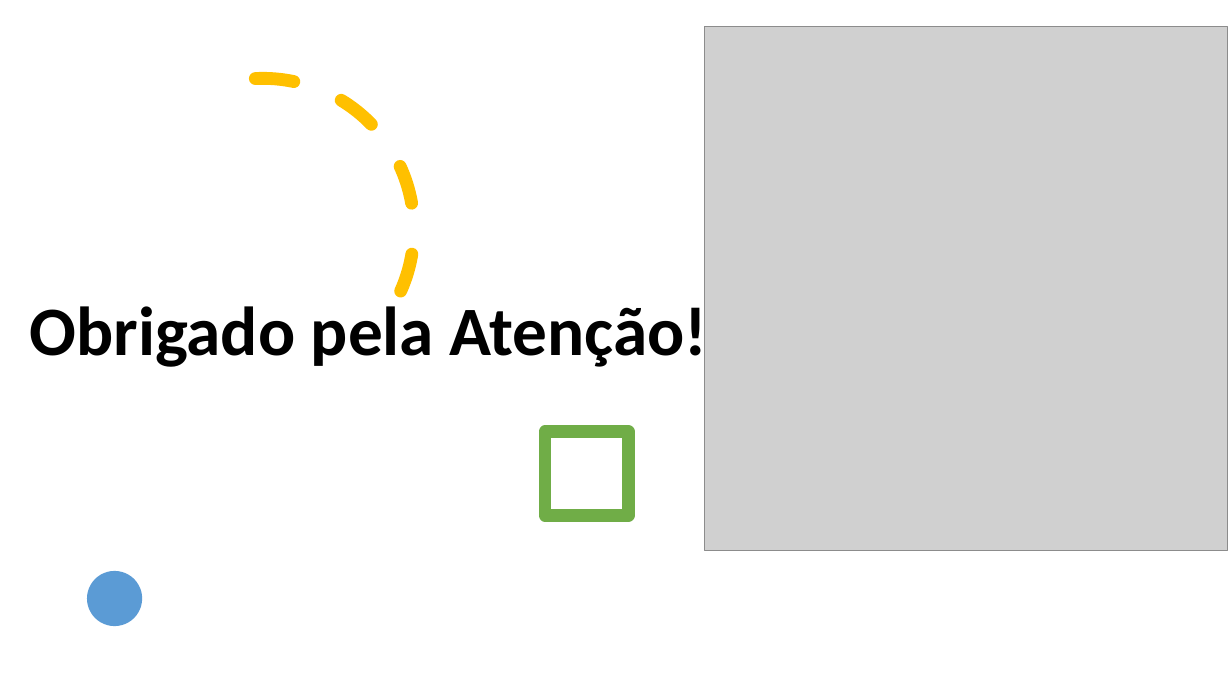
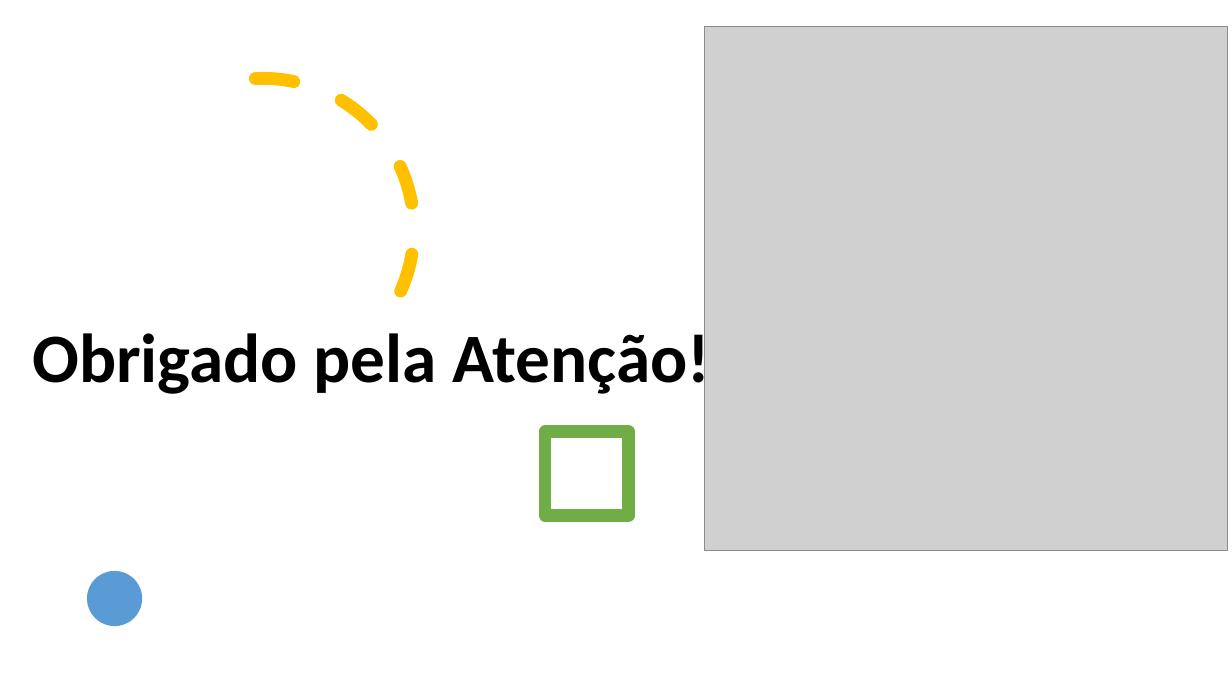
Before and after one commit to julialima1999/Limpeza_organiza-o, a slide deck: slide 18 of Apresentação/Limpeza e Organização_sugestao.pptx. Drawn at 1232x693 pixels with LibreOffice and Linux fonts; fonts in the diff are those of the drawing; grey boxes stand for pictures. Boxes give left, top, right and bottom in pixels: in the first picture for what was removed or moved away, otherwise in the second. Text is boxed around its words. In the diff, an @@ line names an element or a change of style, - is before the commit and + after.

```diff
--- a/Apresentação/Limpeza e Organização_sugestao.pptx
+++ b/Apresentação/Limpeza e Organização_sugestao.pptx
@@ title "Obrigado pela Atenção!": place and size @@
-title "Obrigado pela Atenção!" at [29,298,708,373]
+title "Obrigado pela Atenção!" at [32,324,711,399]
```
Also in this commit, not shown: 7 other slides changed.
